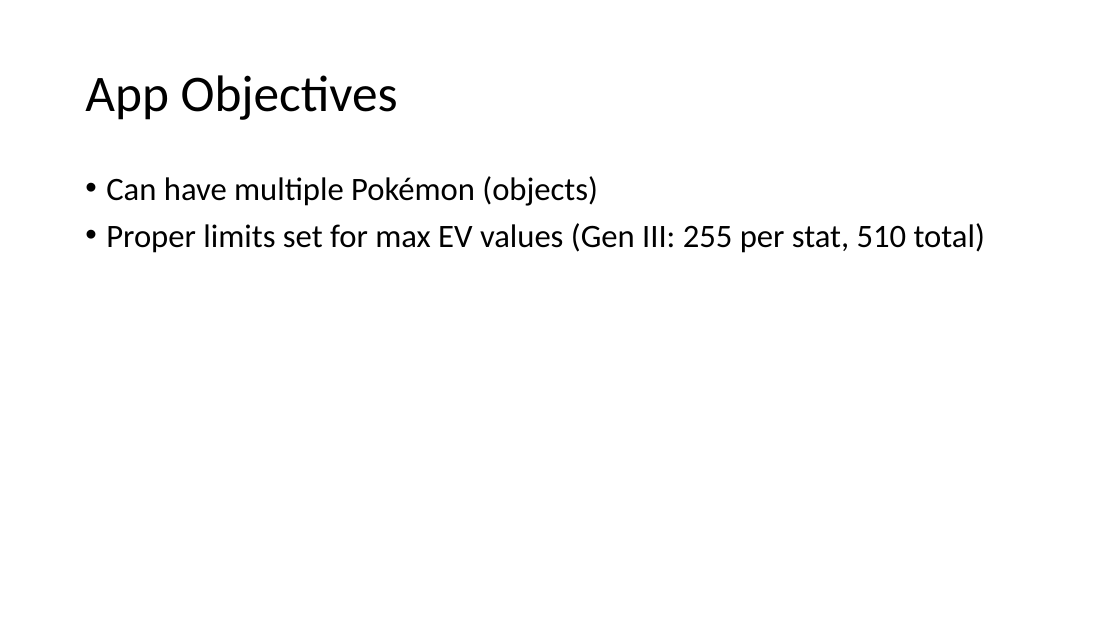
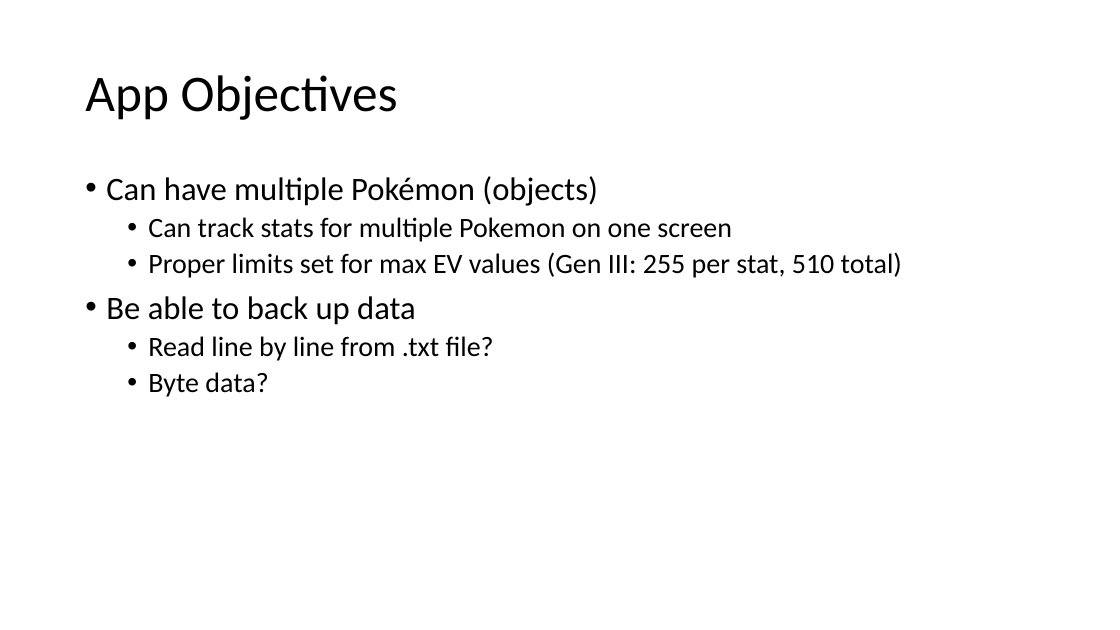
Before and after one commit to Ellime/PokemonEVCounter, a slide deck: slide 20 of Outline_PokemonEVCounterApp.pptx (slide 23 before the commit). Drawn at 1120x630 pixels with LibreOffice and Linux fonts; fonts in the diff are those of the drawing. Boxes give left, top, right and bottom in pixels: in the first picture for what was removed or moved away, otherwise in the second. Text is boxed around its words. In the diff, an @@ line names an element or a change of style, - is before the commit and + after.

Commit message:
Updating design doc

```diff
--- a/Outline_PokemonEVCounterApp.pptx
+++ b/Outline_PokemonEVCounterApp.pptx
@@ text at (148, 217, 732, 242): paragraph added @@
+  • Can track stats for multiple Pokemon on one screen
@@ text at (148, 252, 902, 278): size 28 to 24 pt in "Proper limits set for max EV values ..."; list level 1 to 2 in "Proper limits set for max ..." @@
@@ text at (106, 296, 494, 397): paragraphs added @@
+• Be able to back up data
+  • Read line by line from .txt file?
+  • Byte data?
```
Also in this commit, not shown: 6 other slides changed, 3 slides removed.
